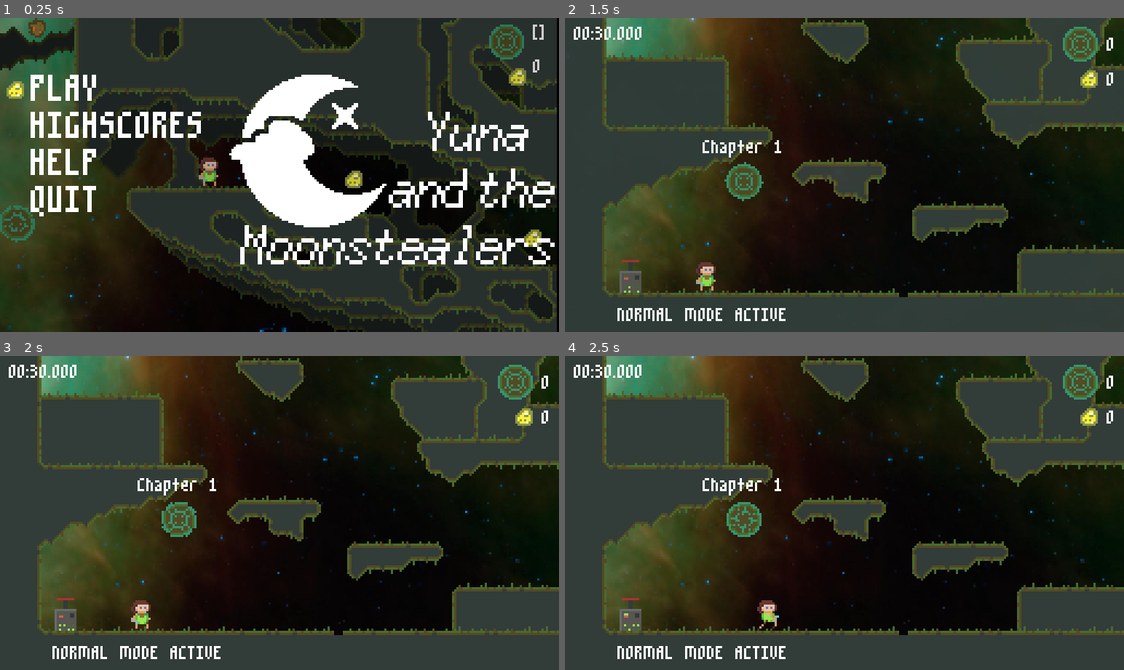
Above: before the commit, frames 1-4 (two rows, left to right).
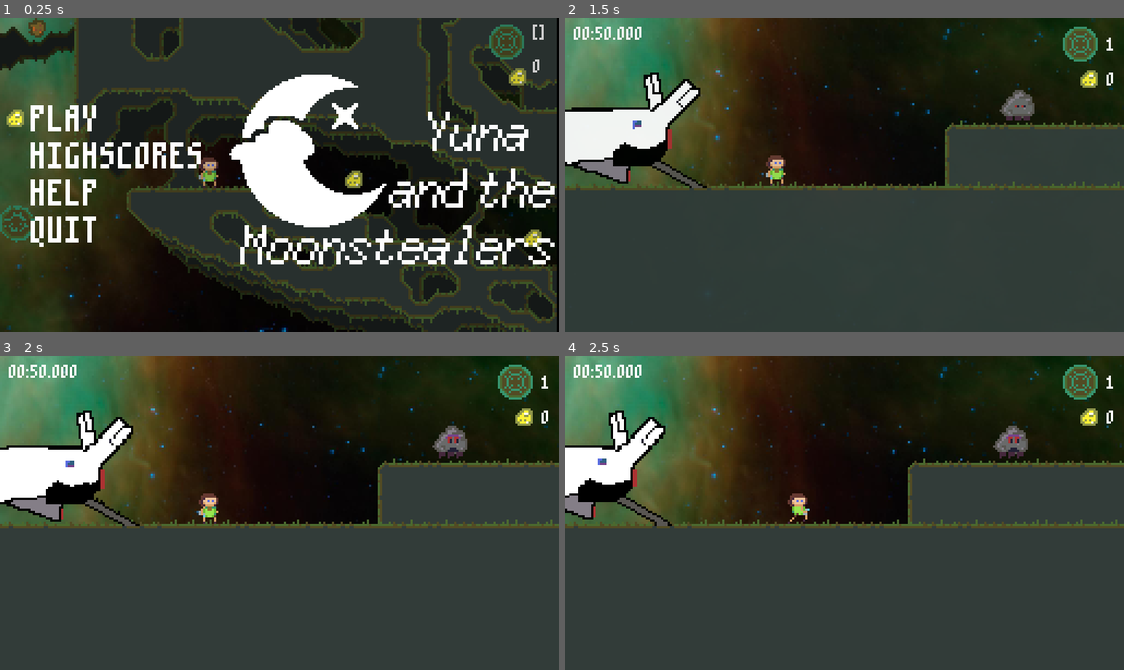
Above: after the commit, the same moments.

Repository: markopolojorgensen/github-gameoff-2020
Game: Godot game, scene res://game.tscn
The game is run twice, just before and just after one commit, with the same random seed, the same clock (stepped at 60 frames per second) and the same inputs. The engine's default icon, where the game draws it, is replaced by a stand-in: a white triangle on a blue panel in a dark square. Sound files missing from this copy of the repository are replaced by a short silence.
Inputs (mouse positions are in pixels of both pictures, inside the frame that each line leads up to):
- Up to frame 1 (0.25 s): no input
- Up to frame 2 (1.5 s): tap Enter (ui_accept) at 0.5 s; drag from (581, 90) to (900, 105) at 0.52 s; drag from (732, 190) to (632, 259) at 1.27 s
- Up to frame 3 (2 s): no input
- Up to frame 4 (2.5 s): move the mouse to (900, 443) at 2.02 s; hold Right (ui_right) from 2.03 s (still down); hold Ctrl (player_hold_item) from 2.03 s (still down)

The runs differ from the first frame. In frame 1, 4.2% of the frame differs, in the area x 1-36%, y 18-73%; in frame 2, 58%; in frame 3, 59%; in frame 4, 60%, in the area x 0-100%, y 0-97%.

Commit message:
changed teh bounciness and menu position;

Diff:
--- a/game.tscn
+++ b/game.tscn
@@ -94,7 +94,7 @@
 ]]
 position = Vector2( 11, 0 )
 script = ExtResource( 10 )
-starting_level = 8
+starting_level = 1
 initial_camera_path = NodePath("../super_mario_camera")
 
 [node name="end_timer" type="Timer" parent="world/level_manager"]
--- a/menu/main_menu.tscn
+++ b/menu/main_menu.tscn
@@ -73,7 +73,7 @@
 
 [node name="menu_items" type="VBoxContainer" parent="control"]
 margin_left = 3.0
-margin_top = 29.0
+margin_top = 42.0
 margin_right = 11.0
 margin_bottom = 123.0
 custom_constants/separation = 9
@@ -104,7 +104,7 @@
 anchor_top = 0.5
 anchor_bottom = 0.5
 margin_left = 14.0
-margin_top = -50.0
+margin_top = -36.0
 margin_right = 94.0
 margin_bottom = 60.0
 size_flags_horizontal = 0
--- a/player.gd
+++ b/player.gd
@@ -8,6 +8,7 @@
 const initial_jump_impulse = 160
 const continued_rising_jump_impulse = 10
 const continued_falling_jump_impulse = 50
+const bounce_velocity = -100
 
 # don't preload to avoid circular dependency
 var gravity_well_scene
@@ -129,7 +130,7 @@
 	if just_bounced:
 		# one time deal
 		just_bounced = false
-		linear_velocity.y = -150
+		linear_velocity.y = bounce_velocity
 
 	# when falling, minor tunnelling can cause landing to "stutter" slightly
 	# check to see if we're going to hit the ground in the next two frames or so
